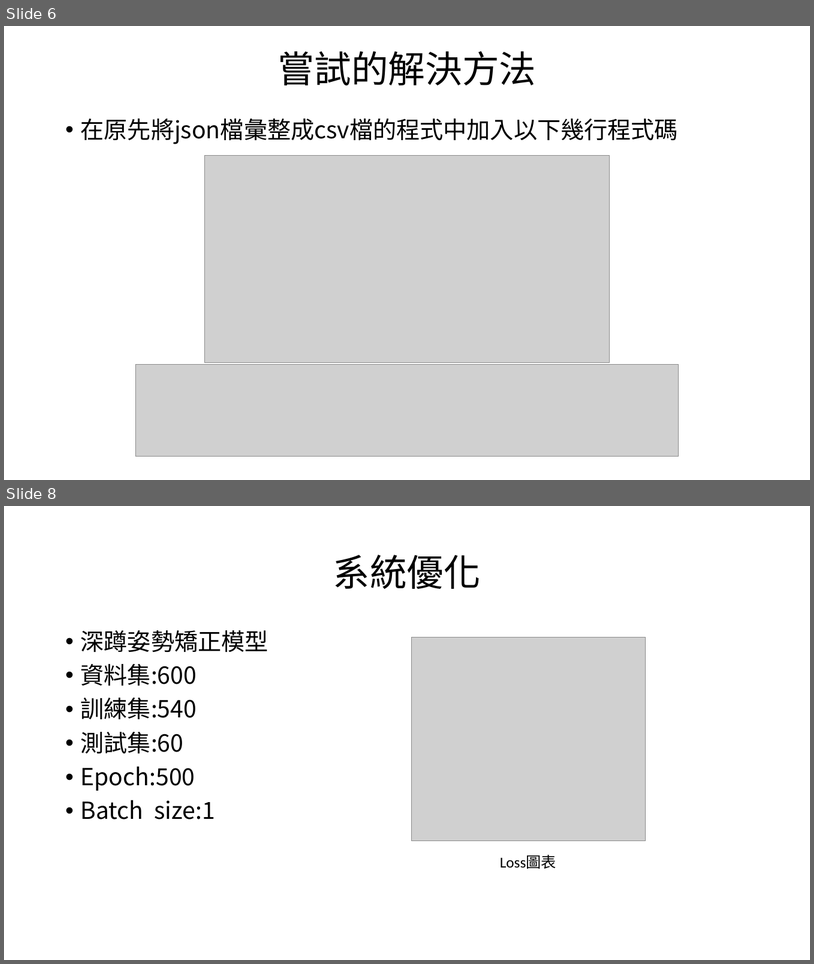
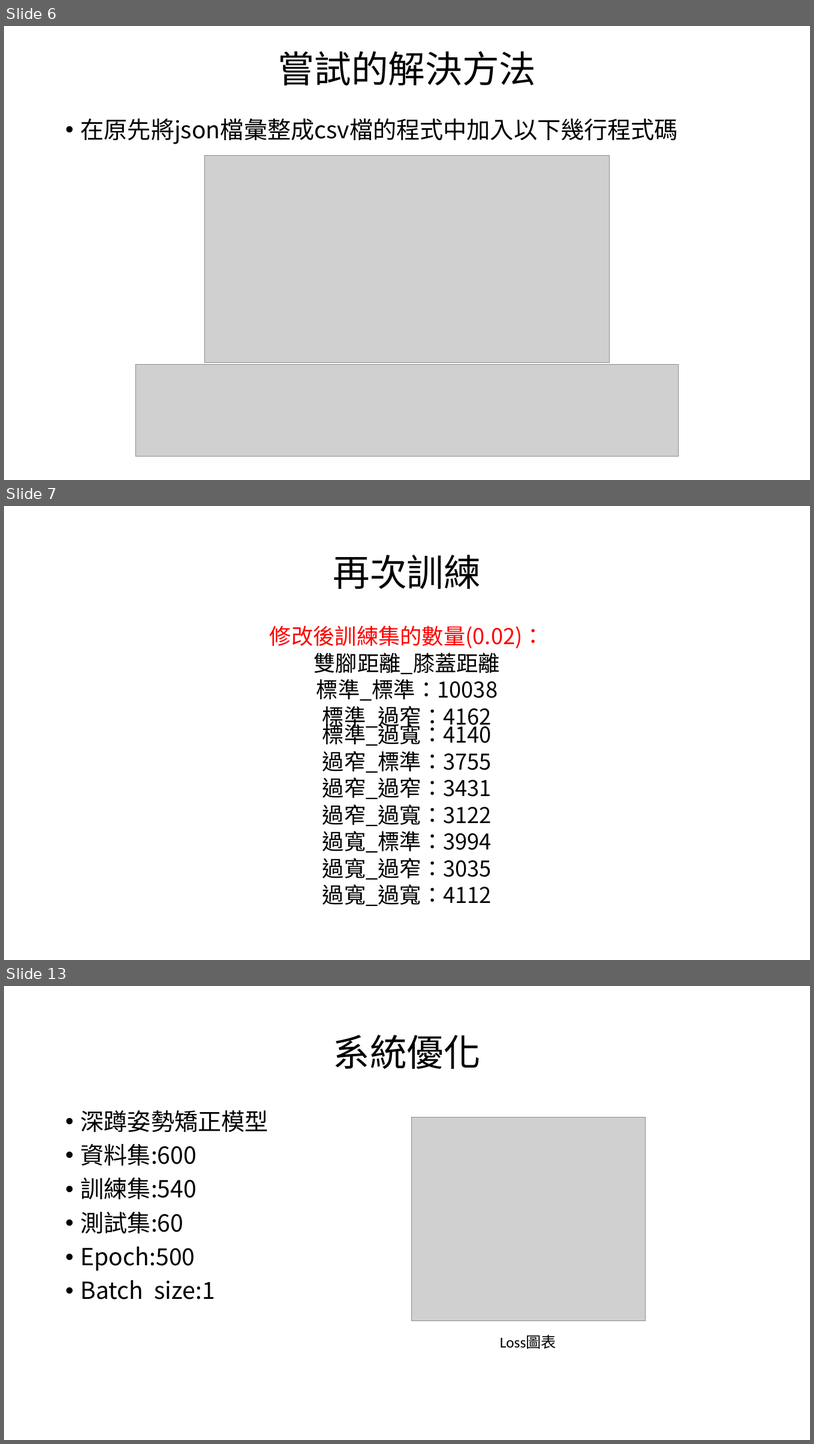
Before and after one commit to mizulun/seatpose-system, a slide deck: week6進度報告.pptx. Shown one above the other, each under a label of ours: slides 6 and 8 before the commit, slides 6, 7 and 13 after it; the slides between them are not shown. The pictures are 814x964 and 814x1444 pixels, drawn with LibreOffice and Linux fonts; fonts in the diff are those of the drawing; grey boxes stand for pictures. Boxes give left, top, right and bottom in pixels: in the first picture for what was removed or moved away, otherwise in the second. Text is boxed around its words. In the diff, an @@ line names an element or a change of style, - is before the commit and + after.

```diff
--- a/week6進度報告.pptx
+++ b/week6進度報告.pptx
@@ slide 7 added at [4,506,810,960], background #FFFFFF @@
@@ title added at [333,555,481,589], 44 pt, text #000000 @@
+再次訓練
@@ text added at [270,625,545,906], 25.9 pt, text #000000 @@
+修改後訓練集的數量(0.02)：
+雙腳距離_膝蓋距離
+標準_標準：10038
+標準_過窄：4162
+標準_過寬：4140
+過窄_標準：3755
+過窄_過窄：3431
+過窄_過寬：3122
+過寬_標準：3994
+過寬_過窄：3035
+過寬_過寬：4112
@@ what was slide 8 is now slide 13 @@
```
Also in this commit, not shown: 2 slides changed, 5 other slides added, 1 slide removed.
